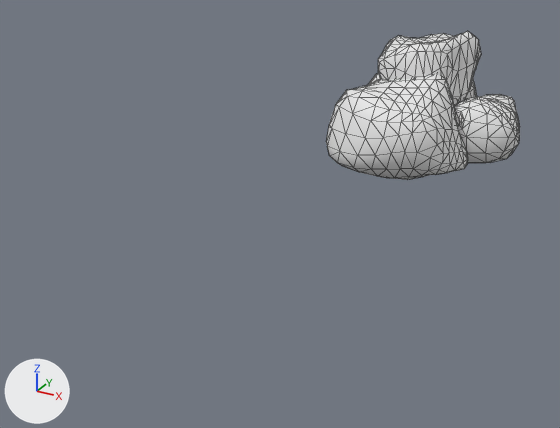
Two versions of the FBX model Assets/03_PROPS/01_Meshes/SM_effondrement_01.fbx, one commit apart.
Both versions are drawn from a camera (50 mm lens) standing at (2.22, -6.92, 2.03) and looking at (-0.26, -2.42, -0.23). Lighting does not change. The marker at lower left points along +X, +Y and +Z. Mesh edges are drawn as thin lines. Where no turn or scale is listed for an object, it has been applied to the vertices.

Names of what the first picture shows: 'SM_Rocher_02'.
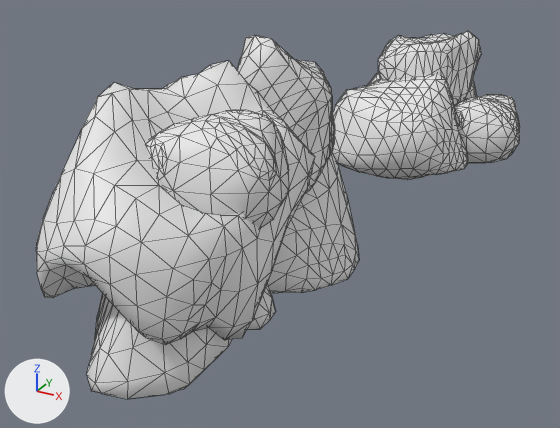
The newer file is also turned or shifted as a whole; pictures and numbers use the older file's frame.

What differs and where, as boxes [x1, y1, x2, y2] in the pictures (560 x 428 px):
'SM_Rocher_01', added: after [36, 35, 359, 399]

The change, as a list of edits to the scene's bpy script:
```text
Add me_mesh_1:
    me_mesh_1.from_pydata(...)  # 1116 vertices, 2208 faces; spans x -0.84..0.41, y -1.97..0.4, z -0.8..0.87
Add ob_sm_rocher_01:
    ob_sm_rocher_01 = bpy.data.objects.new('SM_Rocher_01', me_mesh_1)
    ob_sm_rocher_01.location = (0.141, -2.678, 0.347)
```
